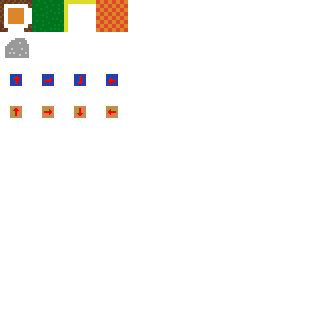
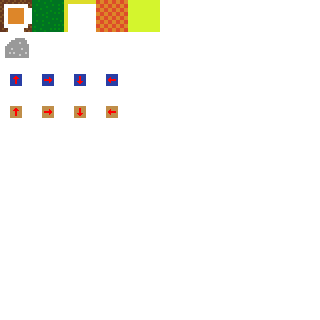
The second 320 x 320 image is a revision of the first. Changes to its layers:
painted on "Layer" over (128, 0, 160, 32)
